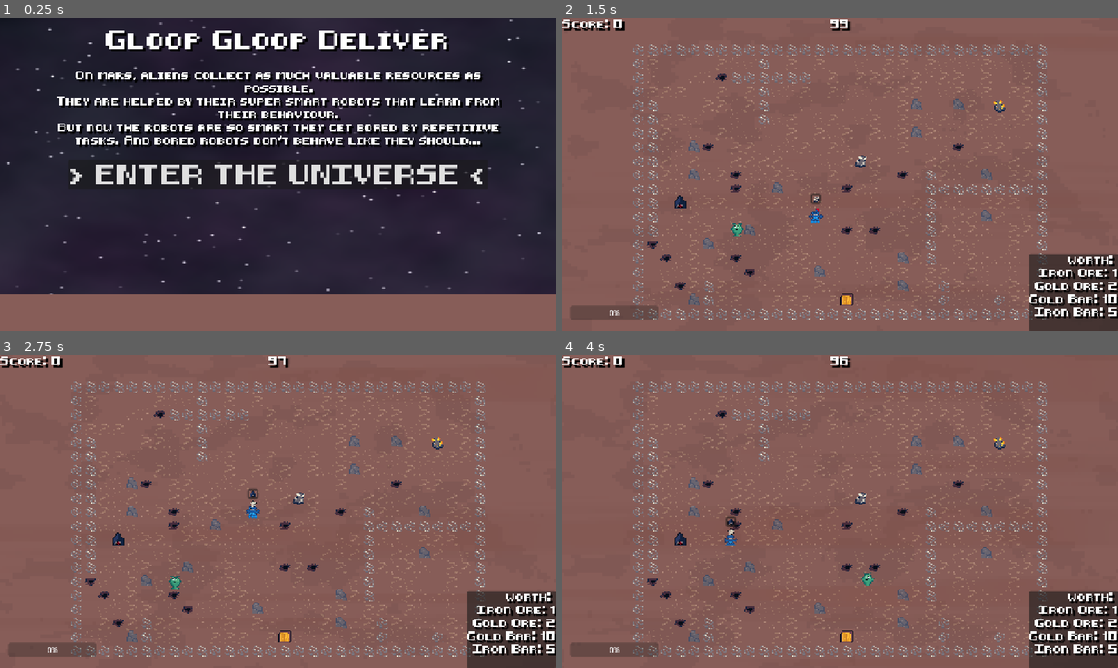
Above: before the commit, frames 1-4 (two rows, left to right).
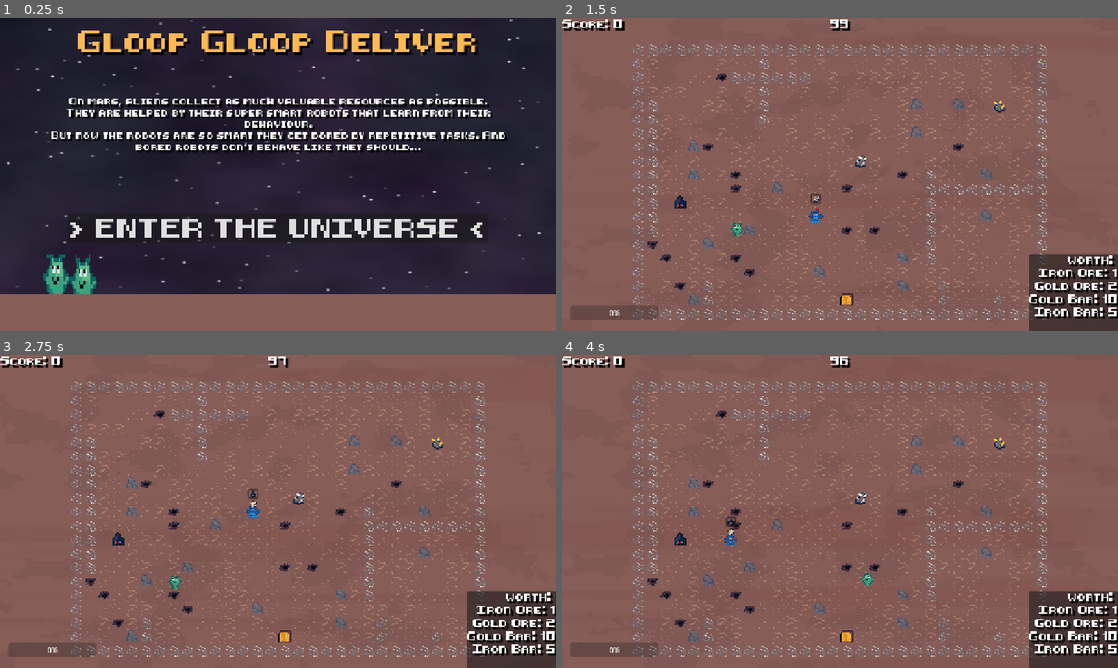
Above: after the commit, the same moments.

Repository: GameAISchool2026members/GloopGloopDelivery
Game: Godot game, scene res://menu/menu.tscn
Two runs of this game, one before a commit and one after it. Both use one fixed random seed, a clock stepped at 60 frames per second and the inputs below.
Inputs (mouse positions are in pixels of both pictures, inside the frame that each line leads up to):
- Up to frame 1 (0.25 s): no input
- Up to frame 2 (1.5 s): click "> ENTER THE UNIVERSE <" at 0.5 s; move the mouse to (962, 158) at 1.27 s; hold D (right) from 1.28 s (still down); tap Space (interact) at 1.35 s; click (962, 158) at 1.42 s
- Up to frame 3 (2.75 s): move the mouse to (166, 527) at 2.02 s; release D (right) at 2.03 s; hold S (down) from 2.03 s (still down); tap Space (interact) at 2.1 s
- Up to frame 4 (4 s): move the mouse to (895, 442) at 2.77 s; release S (down) at 2.78 s; hold D (right) 2.78-3.53 s; tap Space (interact) at 2.85, 3.6 s; move the mouse to (812, 574) at 3.52 s; hold W (up) from 3.53 s (still down); click (812, 574) at 3.67 s

The runs differ from the first frame. In frame 1, 19% of the frame differs, in the area x 7-92%, y 4-89%; in frame 2, less than 0.1%; in frame 3, less than 0.1%; in frame 4, less than 0.1%.

Commit message:
tweak menu lol

Diff:
--- a/menu/menu.tscn
+++ b/menu/menu.tscn
@@ -3,6 +3,7 @@
 [ext_resource type="Script" uid="uid://xo5wer8uquv3" path="res://menu/menu.gd" id="1_6nwqt"]
 [ext_resource type="Shader" uid="uid://bghbbpxi8x84w" path="res://menu/sky.gdshader" id="1_g18jx"]
 [ext_resource type="FontFile" uid="uid://d1i07hb3kmrks" path="res://assets/font/8-bit-hud.ttf" id="1_j0t7f"]
+[ext_resource type="Texture2D" uid="uid://kw5302i5rm6m" path="res://players/human/human.png" id="4_pbjm4"]
 
 [sub_resource type="ShaderMaterial" id="ShaderMaterial_6nwqt"]
 shader = ExtResource("1_g18jx")
@@ -15,13 +16,15 @@
 
 [sub_resource type="LabelSettings" id="LabelSettings_jc4t8"]
 font = ExtResource("1_j0t7f")
-font_size = 36
+font_size = 42
+font_color = Color(1, 0.7254902, 0.3254902, 1)
 shadow_size = 2
 shadow_color = Color(0, 0, 0, 1)
 shadow_offset = Vector2(5, 5)
 
 [sub_resource type="LabelSettings" id="LabelSettings_pbjm4"]
 font = ExtResource("1_j0t7f")
+font_size = 14
 shadow_size = 2
 shadow_color = Color(0, 0, 0, 1)
 shadow_offset = Vector2(5, 5)
@@ -72,9 +75,9 @@
 anchor_left = 0.5
 anchor_right = 0.5
 offset_left = -550.0
-offset_top = 118.0
+offset_top = 180.0
 offset_right = 554.0
-offset_bottom = 297.0
+offset_bottom = 358.99985
 grow_horizontal = 2
 theme_override_font_sizes/font_size = 10
 text = "On mars, aliens collect as much valuable resources as possible.
@@ -91,10 +94,10 @@
 anchor_top = 0.5
 anchor_right = 0.5
 anchor_bottom = 0.5
-offset_left = -20.0
-offset_top = -20.0
-offset_right = 20.0
-offset_bottom = 20.0
+offset_left = -483.5
+offset_top = 90.0
+offset_right = 483.5
+offset_bottom = 157.0
 grow_horizontal = 2
 grow_vertical = 2
 
@@ -103,6 +106,14 @@
 theme_override_fonts/font = ExtResource("1_j0t7f")
 theme_override_font_sizes/font_size = 36
 text = "> ENTER THE UNIVERSE <"
+
+[node name="TextureRect" type="TextureRect" parent="CanvasLayer/GUI" unique_id=2088658996]
+layout_mode = 0
+offset_left = 101.0
+offset_top = 543.0
+offset_right = 223.0
+offset_bottom = 684.0
+texture = ExtResource("4_pbjm4")
 
 [node name="ColorRect" type="ColorRect" parent="CanvasLayer" unique_id=308281996]
 anchors_preset = 12
